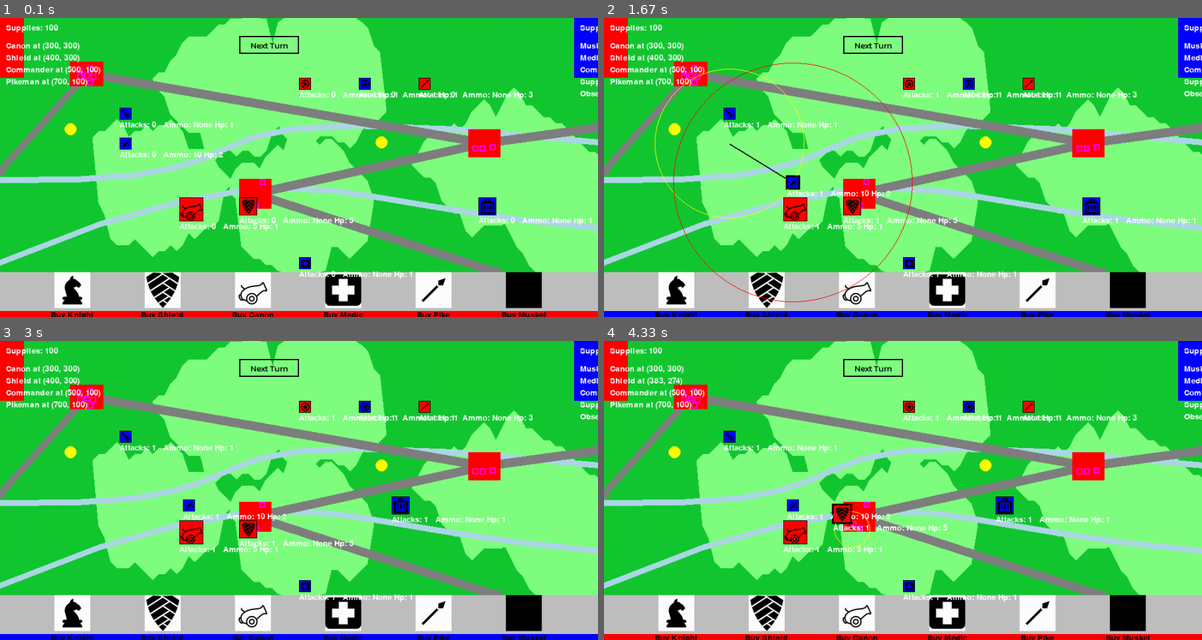
Above: before the commit, frames 1-4 (two rows, left to right).
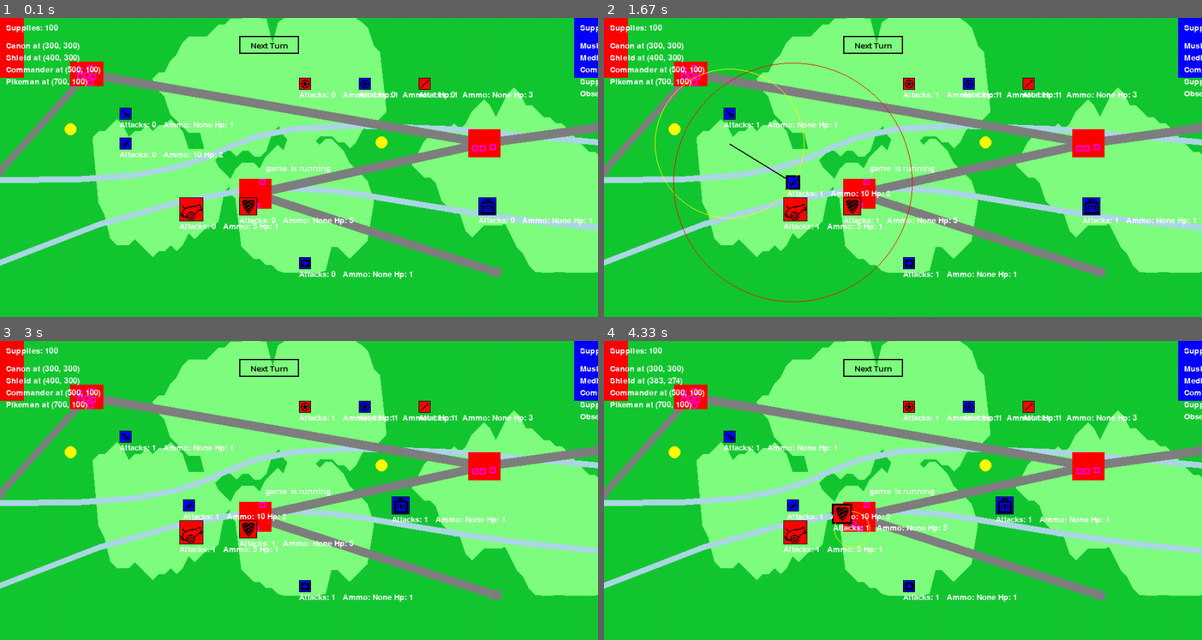
Above: after the commit, the same moments.

Repository: Nockiest/pygame-battleforge.
Game: pygame game, started from app.py
Two runs of this game, one before a commit and one after it. Both use one fixed random seed, a clock stepped at 60 frames per second and the inputs below.
Inputs (mouse positions are in pixels of both pictures, inside the frame that each line leads up to):
- Up to frame 1 (0.1 s): no input
- Up to frame 2 (1.67 s): click "Next Turn" at 0.38 s; press the mouse at (729, 143) at 0.7 s; move the mouse to (711, 149) at 0.8 s; release the mouse at (687, 158) at 0.93 s; press the mouse at (855, 290) at 1.03 s; move the mouse to (825, 257) at 1.13 s; release the mouse at (789, 227) at 1.27 s; press the mouse at (765, 290) at 1.37 s; move the mouse to (807, 251) at 1.47 s; release the mouse at (843, 215) at 1.6 s
- Up to frame 3 (3 s): press the mouse at (484, 529) at 1.7 s; move the mouse to (388, 529) at 1.8 s; release the mouse at (293, 532) at 1.93 s; press the mouse at (245, 529) at 2.03 s; move the mouse to (161, 472) at 2.13 s; release the mouse at (77, 418) at 2.27 s; right-click (352, 406) at 2.38 s
- Up to frame 4 (4.33 s): click (908, 586) at 3.22 s; press the mouse at (873, 367) at 3.53 s; move the mouse to (777, 400) at 3.63 s; release the mouse at (681, 436) at 3.77 s; press the mouse at (849, 529) at 3.87 s; move the mouse to (968, 532) at 3.97 s; release the mouse at (1088, 535) at 4.1 s; press the mouse at (968, 406) at 4.2 s; move the mouse to (831, 496) at 4.3 s

The runs differ from the first frame. In frame 1, 15% of the frame differs, in the area x 0-100%, y 49-100%; in frame 2, 15%; in frame 3, 15%; in frame 4, 15%.

Commit message:
created  a background to widhraw color information from

Diff:
--- a/app.py
+++ b/app.py
@@ -10,9 +10,6 @@
 
 pygame.init()
 
-# Vytvoření obrazovky
-screen = pygame.display.set_mode((WIDTH, HEIGHT), pygame.SRCALPHA)
-
 battle_ground = BattleGround(WIDTH, HEIGHT - BUTTON_BAR_HEIGHT)
 battle_ground.place_forrests()
 battle_ground.place_rivers()
@@ -23,20 +20,12 @@
 intersections =  find_river_segments_for_crossing(battle_ground.rivers)
 print(intersections)
 
-
-
-
-
-
-
-
-
 my_font = pygame.font.Font(MAIN_FONT_URL, 15)
 
 selected_unit = None
 render_units_attack_screen = False
 unit_placement_mode = None
-
+game_won = False
 living_units = []
 
 red_player = Player(RED, 0, 0)
@@ -76,16 +65,6 @@
 
     return same_color_player
 
-# def check_game_ended(teams):
-#     for team_units in teams.values():
-#         print(team_units)
-#         has_commander = any(isinstance(unit, Commander) for unit in team_units)
-#         print(has_commander)
-#         if not has_commander:
-#             return True
-#     return False
-
-
 def next_turn():
     global living_units
 
@@ -93,9 +72,6 @@
     # is_win =  check_game_ended(teams)
     # print("game won?", is_win)
     for unit in living_units:
-        # if isinstance(unit, Medic):
-        #     unit.reset_for_next_turn(living_units)
-        # else:
         unit.reset_for_next_turn()
         # tohle musím přepsart abych nemusel používat tenhle divnžý elif
     print("Next Turn")
@@ -144,6 +120,7 @@
 
 def process_attack(attacker, attacked_pos):
     global living_units
+    global game_won
     attack_result = attacker.try_attack(
         event.pos, living_units)
     print(attack_result)
@@ -162,6 +139,8 @@
                     living_units, attacked_enemy )
                 if isinstance(attacked_enemy, Commander):
                     players[cur_player].announce_defeat()
+
+                    game_won = players[cur_player].end_game(game_won)
         disable_unit_for_turn()
         deselct_unit()
     elif attack_result == "SUPPORTS DONT ATTACK":
@@ -229,6 +208,7 @@
 button_bar = ButtonBar(WIDTH, buy_buttons)
 next_turn_button = Button("Next Turn", 400, 30, 100, 30, next_turn)
 
+button_bar.draw(background_screen, HEIGHT - BUTTON_BAR_HEIGHT, players[cur_player].color)
 while lets_continue:
     # check for events
     for event in pygame.event.get():
@@ -272,21 +252,17 @@
             if selected_unit:
                 selected_unit.move_in_game_field(event.pos, living_units)
 
-    pygame.display.update()
-
-    # RESET THE GAMEBOARD
     screen.fill(GREEN)
 
-    # RENDER ELEMENTS
+    # RENDER ELEMENTS ON THE MAIN SCREEN
     battle_ground.draw(screen)
     red_player.render_tender(screen)
     blue_player.render_tender(screen)
     next_turn_button.draw(screen)
-    button_bar.draw(screen, HEIGHT - BUTTON_BAR_HEIGHT, players[cur_player].color)
-
+    # ... (rest of the rendering code)
     if selected_unit:
-        selected_unit.draw_as_active(screen)
-        selected_unit.attack_range_modifiers = 1
+            selected_unit.draw_as_active(screen)
+            selected_unit.attack_range_modifiers = 1
     for unit in living_units:
         unit.render_on_screen(screen)
     if hasattr(selected_unit, 'attack_cross_position'):
@@ -295,8 +271,22 @@
         if selected_unit.remain_actions > 0:
             apply_modifier(selected_unit, living_units, "in_observer_range")
             selected_unit.render_attack_circle(screen)
-    # if unit_placement_mode:
-    #     print("unit placement mode")
+    # Render the game state information
+
+    text = my_font.render("game" +(" ended  " if game_won else "  is running ")  , True, (255, 255, 255))
+    text_rect = text.get_rect(center=(WIDTH // 2, HEIGHT // 2))
+    screen.blit(text, text_rect)
+
+    # Render everything on the display
+    pygame.display.update()
+
+    # RENDER ELEMENTS ON THE BACKGROUND SCREEN
+    background_screen.fill(GREEN)
+    battle_ground.draw(background_screen)
+    red_player.render_tender(background_screen)
+    blue_player.render_tender(background_screen)
+    next_turn_button.draw(background_screen)
+
     clock.tick(fps)
 
 # Ukončení pygame
--- a/config.py
+++ b/config.py
@@ -6,8 +6,11 @@
 MAIN_FONT_URL = "fonts/Kanit-Regular.ttf"
 BUTTON_BAR_HEIGHT = 75
 
+# Vytvoření obrazovky
+screen = pygame.display.set_mode((WIDTH, HEIGHT), pygame.SRCALPHA)
+background_screen = pygame.display.set_mode((WIDTH, HEIGHT) )
+square_size = 10  # Adjust the size range as needed
 
-square_size = 10  # Adjust the size range as needed
 
 
 GREEN = (20, 200, 50)
@@ -16,3 +19,9 @@
 RED = (255, 0, 0)
 BLUE = (0, 0, 255)
 YELLOW = (255, 255, 0)
+FORREST_GREEN =  (128, 255, 128)
+RIVER_BLUE = (173, 216, 230)
+ROAD_GRAY = (128, 128, 128)
+TOWN_RED = (255, 0, 0, 100)
+HOUSE_PURPLE = (255, 0, 255)
+BRIDGE_COLOR = (139, 69, 19)  # Saddle Brown
--- a/generation/battelground.py
+++ b/generation/battelground.py
@@ -389,11 +389,11 @@
 
         # Draw forrests
         for forest in self.forests:
-            pygame.draw.polygon(screen, (128, 255, 128), forest)
+            pygame.draw.polygon(screen, FORREST_GREEN, forest)
 
         # Draw rivers
         for points in self.rivers:
-            pygame.draw.lines(screen, (173, 216, 230), False, points, 10)
+            pygame.draw.lines(screen, RIVER_BLUE  , False, points, 10)
 
 
         # Draw roads
@@ -402,7 +402,7 @@
             # pygame.draw.circle(screen,  (128, 128, 128), points[0], dot_radius)  # Saddle Brown
             # pygame.draw.circle(screen, (128, 128, 128), points[-1], dot_radius)  # Saddle Brown
             for i in range(len(points) - 1):
-                pygame.draw.line(screen,  (128, 128, 128), points[i], points[i + 1], 15)  # Saddle Brown
+                pygame.draw.line(screen, ROAD_GRAY  , points[i], points[i + 1], 15)  # Saddle Brown
 
                 # Calculate the coordinates for the corners of the square
                 x, y = points[i + 1]
@@ -415,17 +415,17 @@
                 ]
 
                 # Draw the square
-                pygame.draw.polygon(screen, (128, 128, 128), square_corners)
+                pygame.draw.polygon(screen, ROAD_GRAY, square_corners)
 
         # Draw towns
         for town_rect in self.towns:
-            pygame.draw.rect(screen, (255, 0, 0, 100), town_rect[0])  # Red rectangle for town center with reduced opacity
+            pygame.draw.rect(screen, TOWN_RED  , town_rect[0])  # Red rectangle for town center with reduced opacity
             for house_rect in town_rect[1]:
-                pygame.draw.rect(screen, (255, 0, 255), house_rect, 2)  # Magenta rectangle for each house
+                pygame.draw.rect(screen, HOUSE_PURPLE , house_rect, 2)  # Magenta rectangle for each house
 
 
         # Draw bridges
-        bridge_color = (139, 69, 19)  # Saddle Brown
+
         bridge_width = 25
         bridge_height = 50
 
@@ -437,7 +437,7 @@
 
             # Create a rotated surface for the rectangle
             bridge_surface = pygame.Surface((bridge_width, bridge_height), pygame.SRCALPHA)
-            pygame.draw.rect(bridge_surface, bridge_color, (0, 0, bridge_width, bridge_height))
+            pygame.draw.rect(bridge_surface, BRIDGE_COLOR, (0, 0, bridge_width, bridge_height))
             rotated_surface = pygame.transform.rotate(bridge_surface, math.degrees(angle   ))
 
             # Calculate the position to blit the rotated rectangle
--- a/player_actions.py
+++ b/player_actions.py
@@ -67,6 +67,11 @@
     def announce_defeat(self):
         print("Player ", self.color, " has been defeated")
 
+
+    def end_game(self, game):
+        game = True
+        return game
+
     def remove_from_game(self, living_units, unit):
     # Find the unit in the living_units list and remove it
         if unit in living_units:
--- a/tempCodeRunnerFile.py
+++ b/tempCodeRunnerFile.py
@@ -1 +1,5 @@
-e
+ckground_screen.fill(GREEN)
+    # battle_ground.draw(background_screen)
+    # red_player.render_tender(background_screen)
+    # blue_player.render_tender(background_screen)
+    # next_turn_button.draw(background_screen)
--- a/unit.py
+++ b/unit.py
@@ -3,7 +3,6 @@
 from utils import *
 import math
 import random
-
 
 
 def render_attack_cross(screen, x, y):
@@ -23,7 +22,7 @@
         self.base_hp = hp
         self.attack_range = attack_range
         self.attack_range_modifiers = 1
-        self.remain_actions = 0 #base_actions
+        self.remain_actions = 0  # base_actions
         self.base_actions = base_actions
         self.base_movement = base_movement
         self.atttack_resistance = attack_resistance
@@ -61,12 +60,15 @@
             # The movement is within the allowed range, so set the position directly
             new_x = click_pos[0] - self.size // 2
             new_y = click_pos[1] - self.size // 2
-
-        new_rect =  pygame.Rect(new_x, new_y, self.size, self.size)
-        res = self.check_for_direct_overlap(living_units,new_rect)
+        movement_line = bresenham_line(
+            self.start_turn_position[0], self.start_turn_position[1],  click_pos[0], click_pos[1])
+        line_point_colors = get_pixel_colors(movement_line, background_screen)
+        print(line_point_colors)
+        new_rect = pygame.Rect(new_x, new_y, self.size, self.size)
+        res = self.check_for_direct_overlap(living_units, new_rect)
         if res:
             return print("unit overlaps")
-        res = self.control_interference(living_units,new_x,new_y)
+        res = self.control_interference(living_units, new_x, new_y)
         if res == "corrected":
             print("corrected")
             self.rect = pygame.Rect(self.x, self.y, self.size, self.size)
@@ -76,9 +78,9 @@
             self.y = max(0, min(new_y, HEIGHT - BUTTON_BAR_HEIGHT - self.size))
             self.rect = pygame.Rect(self.x, self.y, self.size, self.size)
 
-    def check_for_direct_overlap(self, living_units,new_rect):
+    def check_for_direct_overlap(self, living_units, new_rect):
         for unit in living_units:
-        # Skip units of the same color, units that cannot be moved, and the unit itself
+            # Skip units of the same color, units that cannot be moved, and the unit itself
             if unit is self:
                 continue
 
@@ -89,9 +91,7 @@
                 return "collision_with_enemy"
         return False
 
-
-    def control_interference(self, living_units,new_x,new_y):
-
+    def control_interference(self, living_units, new_x, new_y):
         center_x = new_x + self.size // 2
         center_y = new_y + self.size // 2
         # print(center_x,center_y,new_x,new_y)
@@ -103,13 +103,12 @@
                 unit, self.start_turn_position[0], self.start_turn_position[1], center_x, center_y)
 
             # print( point_x  , point_y, line_points   )
-            if  point_x != None and point_y  != None:
-
-                move_unit_along_line(line_points, (point_x, point_y), self)
+            if point_x != None and point_y != None:
+
+                move_unit_along_line(
+                    line_points, (point_x, point_y), self, screen)
                 return "corrected"
         return None
-
-
 
     def render_attack_circle(self, screen):
 
@@ -211,27 +210,30 @@
         warrior_img = pygame.image.load(f"img/{self.icon}")
         # Scale down the image to fit within the allocated space with padding
         max_image_size = self.size - padding * 2
-        warrior_img = pygame.transform.scale(warrior_img, (max_image_size, max_image_size))
+        warrior_img = pygame.transform.scale(
+            warrior_img, (max_image_size, max_image_size))
 
         warrior_img_rect = warrior_img.get_rect()
         # Center the image within the allocated space with padding
-        warrior_img_rect.center = (self.x + self.size // 2, self.y + self.size // 2)
+        warrior_img_rect.center = (
+            self.x + self.size // 2, self.y + self.size // 2)
 
         # Draw the outline rectangle
         outline_rect = pygame.Rect(self.x, self.y, self.size, self.size)
         outline_color = (0, 0, 0)  # Black color for the outline
 
-
         # Draw the filled rectangle for the unit
         pygame.draw.rect(screen, self.color, self.rect)
-        pygame.draw.rect(screen, outline_color, outline_rect, 1)  # 2 is the width of the outline
+        pygame.draw.rect(screen, outline_color, outline_rect,
+                         1)  # 2 is the width of the outline
         # Draw the unit image
         screen.blit(warrior_img, warrior_img_rect)
 
         # Render remaining attacks and ammo below the unit
         font = pygame.font.Font(None, 20)
         text_color = (255, 255, 255)  # White color
-        text_pos = (self.x, self.y + self.size + padding)  # Adjust the text position with padding
+        # Adjust the text position with padding
+        text_pos = (self.x, self.y + self.size + padding)
         text_surface = font.render(
             f"Attacks: {self.remain_actions}   Ammo: {self.ammo} Hp: {self.hp}", True, text_color)
         screen.blit(text_surface, text_pos)
--- a/utils.py
+++ b/utils.py
@@ -3,12 +3,13 @@
 from config import *
 
 
-def  get_two_units_center_distance(unit1, unit2):
-        # Calculate the distance between the center points of the units, considering their sizes
-        dx = (unit1.x + unit1.size // 2) - (unit2.x + unit2.size // 2)
-        dy = (unit1.y + unit1.size // 2) - (unit2.y + unit2.size // 2)
-        distance = (dx ** 2 + dy ** 2) ** 0.5
-        return distance
+def get_two_units_center_distance(unit1, unit2):
+    # Calculate the distance between the center points of the units, considering their sizes
+    dx = (unit1.x + unit1.size // 2) - (unit2.x + unit2.size // 2)
+    dy = (unit1.y + unit1.size // 2) - (unit2.y + unit2.size // 2)
+    distance = (dx ** 2 + dy ** 2) ** 0.5
+    return distance
+
 
 def sum_values(obj):
     total_sum = 0
@@ -47,11 +48,13 @@
 
     return points
 
+
 def check_square_line_interference(attacked_unit, line_start_x, line_start_y, line_end_x, line_end_y):
     # Calculate the center of the square
 
     # Generate all the points on the line segment using Bresenham's algorithm
-    line_points = bresenham_line(line_start_x, line_start_y, line_end_x, line_end_y)
+    line_points = bresenham_line(
+        line_start_x, line_start_y, line_end_x, line_end_y)
 
     for point_x, point_y in line_points:
 
@@ -61,31 +64,35 @@
             return (point_x, point_y, line_points)
 
     point_x = None
-    point_y= None
+    point_y = None
 
     return (point_x, point_y, line_points)
 
-def move_unit_along_line(line_points, interersecting_point, unit    ):
-    # print(line_points, interersecting_point, unit)
 
+def move_unit_along_line(line_points, intersecting_point, unit, screen):
     # Find the index of the intersecting point in the line_points list
-    intersecting_index = line_points.index(interersecting_point)
-    # print(intersecting_index)
+    intersecting_index = line_points.index(intersecting_point)
 
+    # Calculate the new index for the unit's position
+    new_index = max(0, intersecting_index - unit.size // 2)
 
-    new_index = max(0, intersecting_index - unit.size // 2)
-    # print(new_index)
     # Update the unit's x and y coordinates with the coordinates from the new index
     new_center_x, new_center_y = line_points[new_index]
     unit.x = new_center_x - unit.size // 2
     unit.y = new_center_y - unit.size // 2
-    # print( new_center_x, new_center_y )
+
+    # Print the color of each pixel along the line_points
+    for point in line_points:
+        pixel_color = screen.get_at(point)
+        print(f"Color at pixel {point}: {pixel_color}")
+
     return
 
 
+def distance(p1, p2):
+    return math.sqrt((p1[0] - p2[0])**2 + (p1[1] - p2[1])**2)
 
-def distance( p1, p2):
-        return math.sqrt((p1[0] - p2[0])**2 + (p1[1] - p2[1])**2)
+
 def find_edge_points(points):
     leftmost_point = min(points, key=lambda p: p[0])
     rightmost_point = max(points, key=lambda p: p[0])
@@ -93,37 +100,37 @@
     leftmost_x, rightmost_x = edge_points[0][0], edge_points[1][0]
     result = []
 
-
     for x_axis in range(leftmost_x, rightmost_x + 1, square_size):
         same_x_points = [(x, y) for x, y in points if x == x_axis]
         if same_x_points:
             # print(f"Points with x-coordinate {x_axis}: {same_x_points}")
-
 
             # Find points with lowest and highest y-values in the same_x_points array
             lowest_y_point = min(same_x_points, key=lambda p: p[1])
             highest_y_point = max(same_x_points, key=lambda p: p[1])
             # print(f"Lowest y-value: {lowest_y_point}, Highest y-value: {highest_y_point}")
 
-
             # Add lowest and highest points to the result array
-            result.insert(0,lowest_y_point)
+            result.insert(0, lowest_y_point)
             result.append(highest_y_point)
 
     return result
-def calculate_bezier_curve(t, p0, p1, p2, p3):
-        u = 1 - t
-        uu = u * u
-        uuu = uu * u
-        tt = t * t
-        ttt = tt * t
 
 
-        p = (
-            u * uuu * p0[0] + 3 * uu * t * p1[0] + 3 * u * tt * p2[0] + ttt * p3[0],
-            u * uuu * p0[1] + 3 * uu * t * p1[1] + 3 * u * tt * p2[1] + ttt * p3[1]
-        )
-        return p
+def calculate_bezier_curve(t, p0, p1, p2, p3):
+    u = 1 - t
+    uu = u * u
+    uuu = uu * u
+    tt = t * t
+    ttt = tt * t
+
+    p = (
+        u * uuu * p0[0] + 3 * uu * t * p1[0] +
+        3 * u * tt * p2[0] + ttt * p3[0],
+        u * uuu * p0[1] + 3 * uu * t * p1[1] + 3 * u * tt * p2[1] + ttt * p3[1]
+    )
+    return p
+
 
 def do_lines_intersect(p1, p2, p3, p4):
 
@@ -133,12 +140,10 @@
             return 0
         return 1 if val > 0 else 2
 
-
     o1 = orientation(p1, p2, p3)
     o2 = orientation(p1, p2, p4)
     o3 = orientation(p3, p4, p1)
     o4 = orientation(p3, p4, p2)
-
 
     if o1 != o2 and o3 != o4:
         if min(p1[0], p2[0]) <= max(p3[0], p4[0]) and min(p3[0], p4[0]) <= max(p1[0], p2[0]) and \
@@ -148,5 +153,12 @@
             intersect_y = (o1 * p3[1] - o2 * p4[1]) / (o1 - o2)
             return intersect_x, intersect_y
 
+    return False
 
-    return False
+def get_pixel_colors(points, surface):
+    points_colors = []
+    for point in points:
+        pixel_color = surface.get_at(point)
+        points_colors.append(pixel_color)
+        # print(f"Color at pixel {point}: {pixel_color}")
+    return points_colors
